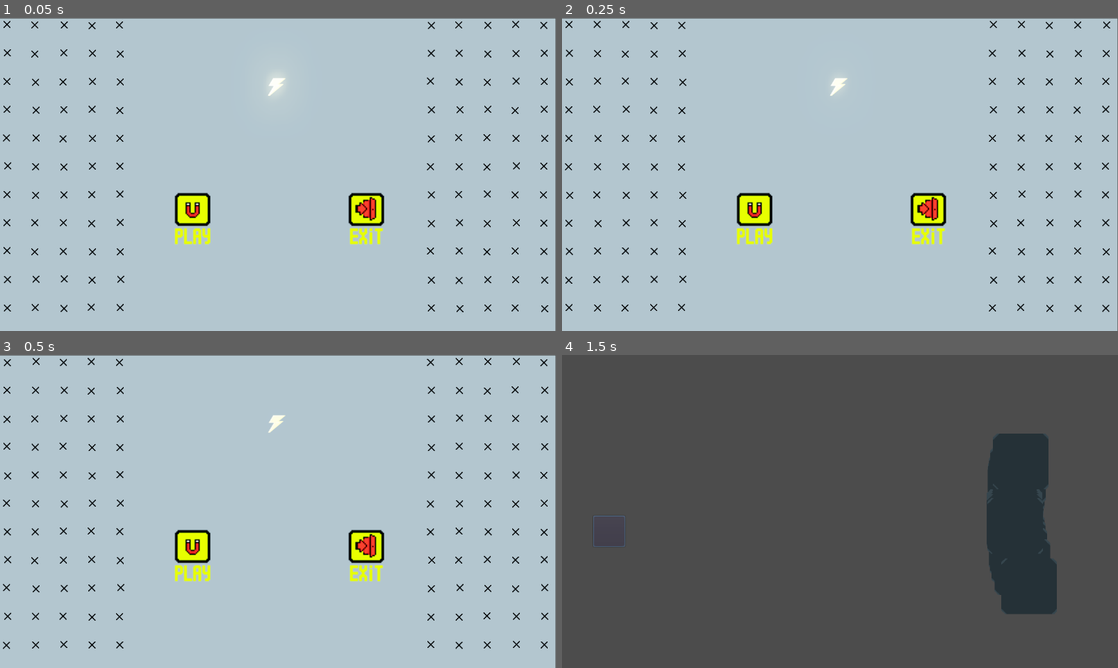
Above: before the commit, frames 1-4 (two rows, left to right).
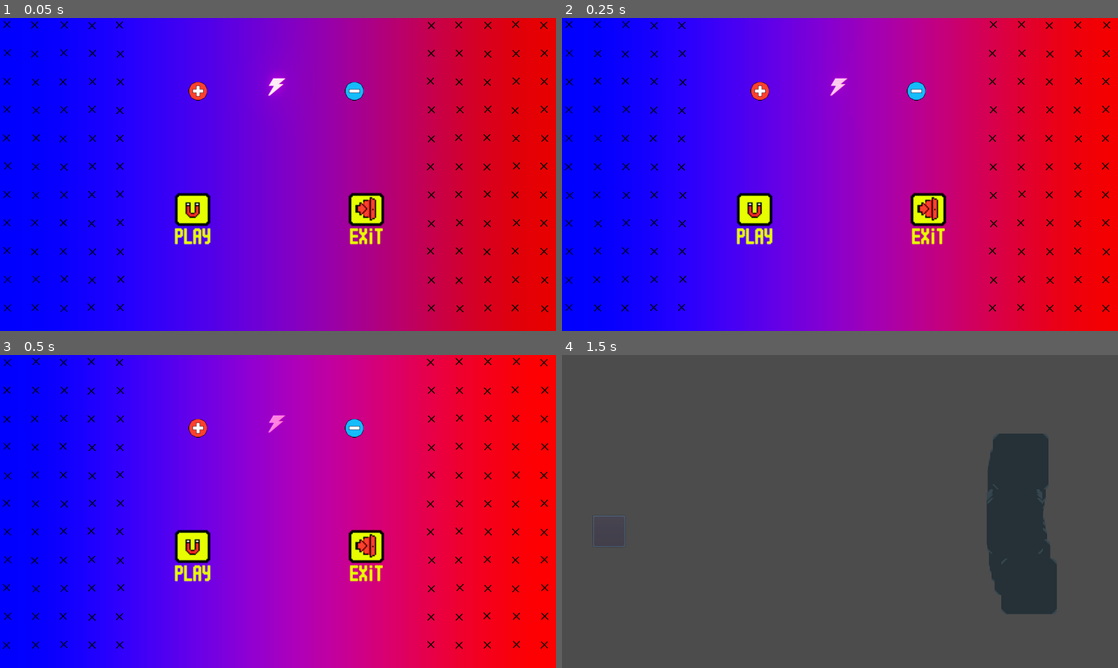
Above: after the commit, the same moments.

Repository: Gamedev-do-Hiroshi/changecharge
Game: Godot game, scene res://scenes/Title_Screen.tscn
Two runs of this game, one before a commit and one after it. Both use one fixed random seed, a clock stepped at 60 frames per second and the inputs below. This scene is started directly instead of the project's main scene.
Inputs (mouse positions are in pixels of both pictures, inside the frame that each line leads up to):
- Up to frame 1 (0.05 s): no input
- Up to frame 2 (0.25 s): no input
- Up to frame 3 (0.5 s): no input
- Up to frame 4 (1.5 s): click (756, 555) at 0.5 s; click (606, 530) at 1.25 s

The runs differ from the first frame. In frame 1, 98% of the frame differs, in the area x 0-100%, y 0-100%; in frame 2, 98%; in frame 3, 98%; in frame 4, nothing differs.

Commit message:
Menu quase pronto

Diff:
--- a/Game/scenes/Back_ground.tscn
+++ b/Game/scenes/Back_ground.tscn
@@ -1,13 +1,6 @@
-[gd_scene load_steps=3 format=2]
+[gd_scene load_steps=2 format=2]
 
 [ext_resource path="res://scripts/Back_ground.gd" type="Script" id=1]
-[ext_resource path="res://Sprites/Main Menu/Background.png" type="Texture" id=2]
 
-[node name="Back_ground" type="Node"]
+[node name="Back_ground" type="Node2D"]
 script = ExtResource( 1 )
-
-[node name="Sprite" type="Sprite" parent="."]
-modulate = Color( 0.988235, 0.976471, 0.976471, 1 )
-light_mask = 0
-position = Vector2( 639.485, 361.34 )
-texture = ExtResource( 2 )
--- a/Game/scenes/Title_Screen.tscn
+++ b/Game/scenes/Title_Screen.tscn
@@ -6,6 +6,10 @@
 [ext_resource path="res://Sprites/Main Menu/play_button.png" type="Texture" id=4]
 [ext_resource path="res://Sprites/Main Menu/lightning.png" type="Texture" id=5]
 [ext_resource path="res://scripts/Title_Screen.gd" type="Script" id=6]
+[ext_resource path="res://music/Ludum Dare 38 - Track 2.wav" type="AudioStream" id=7]
+[ext_resource path="res://music/select.wav" type="AudioStream" id=8]
+[ext_resource path="res://assets/negative.png" type="Texture" id=9]
+[ext_resource path="res://assets/positive.png" type="Texture" id=10]
 
 [sub_resource type="CanvasItemMaterial" id=1]
 blend_mode = 1
@@ -18,7 +22,21 @@
 glow_enabled = true
 
 [sub_resource type="Animation" id=3]
-resource_name = "twinkle"
+resource_name = "select"
+tracks/0/type = "value"
+tracks/0/path = NodePath("TextureButton:modulate")
+tracks/0/interp = 1
+tracks/0/loop_wrap = true
+tracks/0/imported = false
+tracks/0/enabled = true
+tracks/0/keys = {
+"times": PoolRealArray( 0, 1 ),
+"transitions": PoolRealArray( 1, 1 ),
+"update": 0,
+"values": [ Color( 1, 1, 1, 1 ), Color( 0.2, 0.909804, 0.137255, 1 ) ]
+}
+
+[sub_resource type="Animation" id=4]
 loop = true
 tracks/0/type = "value"
 tracks/0/path = NodePath("Sprite:modulate")
@@ -79,7 +97,8 @@
 environment = SubResource( 2 )
 
 [node name="AnimationPlayer" type="AnimationPlayer" parent="."]
-anims/twinkle = SubResource( 3 )
+anims/select = SubResource( 3 )
+anims/twinkle = SubResource( 4 )
 
 [node name="RichTextLabel" type="RichTextLabel" parent="."]
 modulate = Color( 0.960784, 0.0235294, 0.0235294, 1 )
@@ -101,12 +120,28 @@
 margin_top = 94.382
 margin_right = 780.618
 margin_bottom = 302.382
-custom_fonts/normal_font = SubResource( 4 )
+custom_fonts/normal_font = SubResource( 5 )
 bbcode_enabled = true
 bbcode_text = "[shake  RATE = 10 level = 5 ] CHARGE"
 text = " CHARGE"
 __meta__ = {
 "_edit_use_anchors_": false
 }
+
+[node name="AudioStreamPlayer" type="AudioStreamPlayer" parent="."]
+stream = ExtResource( 7 )
+volume_db = -9.088
+autoplay = true
+
+[node name="AudioStreamPlayer2" type="AudioStreamPlayer" parent="."]
+stream = ExtResource( 8 )
+
+[node name="Sprite2" type="Sprite" parent="."]
+position = Vector2( 456, 168 )
+texture = ExtResource( 10 )
+
+[node name="Sprite3" type="Sprite" parent="."]
+position = Vector2( 816, 168 )
+texture = ExtResource( 9 )
 [connection signal="pressed" from="TextureButton" to="." method="_on_TextureButton_pressed"]
 [connection signal="pressed" from="TextureButton2" to="." method="_on_TextureButton2_pressed"]
--- a/Game/scripts/Back_ground.gd
+++ b/Game/scripts/Back_ground.gd
@@ -1,13 +1,36 @@
-extends Node
+extends Node2D
 
 onready var X = preload("res://scenes/X.tscn")
 
+var L = 10
+var t = 0
+var width = 128
+var height = 128
+var r = 0
+var g = 0
+var b = 0
+var h = float(height)
+var w = float(width)
+
 func _ready():
-
-
+	set_process(true)
 	for i in 20:
 		for j in 12:
 			if i < 5 || i > 14:
 				var s = X.instance()
 				s.position = Vector2(16 + i*64, 16 + j*64)
 				add_child(s)
+
+func _process(delta):
+	update()
+	t+=delta
+
+func _draw():
+	for x in range(width):
+		for y in range(height):
+
+			r = .5*x/w*(sin(t)+PI/2)
+			b = .5*(w-x)/w*(cos(t)+PI/2)
+
+
+			draw_rect(Rect2(Vector2(x*L,y*L),Vector2(L,L)),Color(r,g,b))
--- a/Game/scripts/Title_Screen.gd
+++ b/Game/scripts/Title_Screen.gd
@@ -1,9 +1,13 @@
 extends Node
+
+var time = Timer
 
 
 func _physics_process(delta):
 	$AnimationPlayer.play("twinkle")
-
+	if $TextureButton.is_pressed():
+		$AudioStreamPlayer2.play()
+		$AnimationPlayer.play("select")
 
 func _on_TextureButton_pressed():
 	get_tree().change_scene("res://scenes/chooseLevel.tscn")
Not shown, added: Game/music/Ludum Dare 38 - Track 2.wav.import
Not shown, added: Game/music/select.wav.import
Not shown: 3 places in Game/scenes/Title_Screen.tscn that only renumber resources
Not shown, added: Game/music/Ludum Dare 38 - Track 2.wav
Not shown, added: Game/music/select.wav
